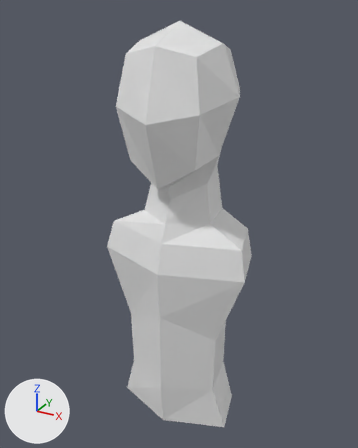
The Blender file LowPolyChar.blend: old version first, new version second.
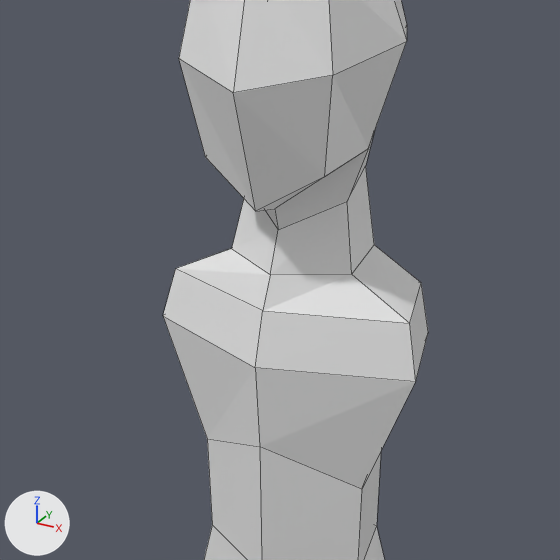
There are two pictures of each version: one whole from a 50 mm lens placed at (6.54, -11.94, 2.07), pointed at (-0.11, 0.16, -3.98), one close up on the part from 5% to 90% of the width and 17% to 85% of the height. Arrows for +X, +Y and +Z are at lower left; the lights stay in place. The first two pictures are the older version. The close-ups show mesh edges as thin lines.

Script lines for the objects in view, before the commit:
```python
me_cube = bpy.data.meshes.new('Cube')
me_cube.from_pydata(...)  # 68 vertices, 66 faces; spans x -2.36..2.36, y -1.73..1.75, z -10.62..1.73
me_cube.materials.append(mat_material)  # white #e7e7e7
ob_cube = bpy.data.objects.new('Cube', me_cube)
ob_cube.location = (0.0, 0.0, 0.0)
ob_cube.rotation_euler = (0.0, 0.0, 3.142)  # degrees (0, 0, 180)
```
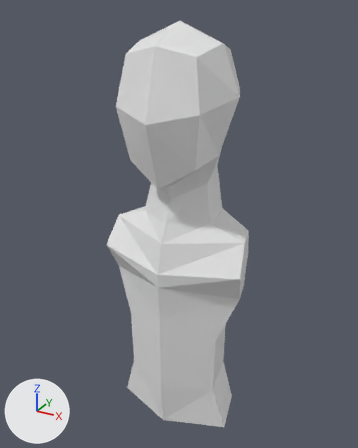
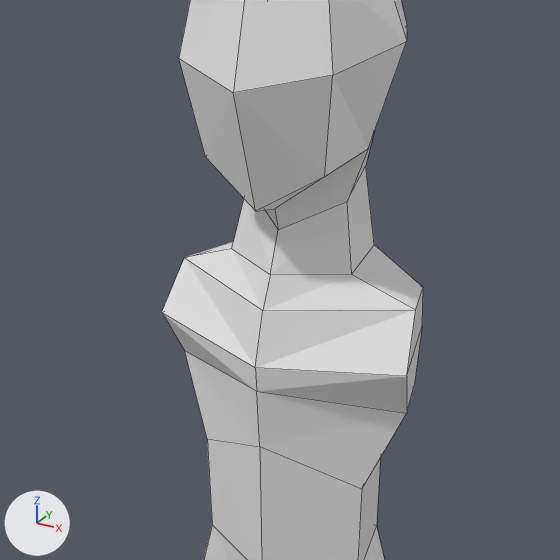
Boxes (x1, y1, x2, y2) around the edits, measured in the close-ups (560 x 560 px):
'Cube', reshaped, modifiers changed: before (163, 0, 428, 560); after (162, 0, 423, 560)
part 1 of me_cube, cut back: before (163, 0, 428, 560); after (162, 242, 423, 489)

Diff of the bpy script that builds the scene:
```diff
--- a/LowPolyChar.blend.py
+++ b/LowPolyChar.blend.py
@@ me_cube @@
 # used by ob_cube; location = (0.0, 0.0, 0.0); rotation_euler = (0.0, 0.0, 3.142), in degrees (0, 0, 180)
-me_cube.from_pydata(...)  # 68 vertices, 66 faces; spans x -2.36..2.36, y -1.73..1.75, z -10.62..1.73
+me_cube.from_pydata(...)  # 49 vertices, 36 faces; spans x -2.26..0.0, y -1.73..1.75, z -10.62..1.73
+# me_cube part 1
+# 25 vertices are removed from x -2.36..2.36, y -1.22..1.25, z -10.62..1.22
+# 39 faces are deleted
+# 2 vertices move from x -2.15..-1.75, y -1.09..0.38, z -4.1 to x -2.13..-1.87, y -0.86..0.12, z -4.06..-3.98
+# 6 vertices are added at (-2.26, 0.68, -4.82), (-1.74, -1.28, -4.98), (0.0, 1.3, -5.42), (-2.14, 0.26, -5.74), (0.0, -1.4, -5.64), (-1.88, -0.72, -5.82)
+# 9 new faces join them
 me_cube.materials.append(mat_material)
@@ ob_cube @@
 ob_cube.rotation_euler = (0.0, 0.0, 3.142)  # degrees (0, 0, 180)
+_m = ob_cube.modifiers.new('Mirror', 'MIRROR')
+_m.use_clip = True
```
